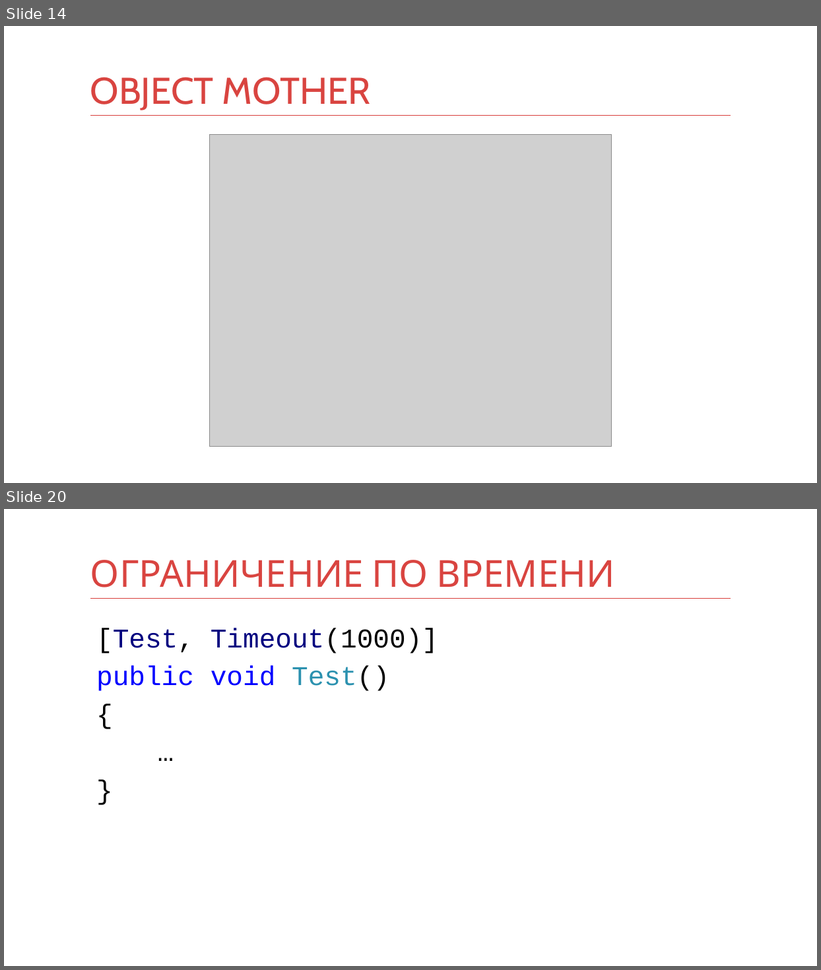
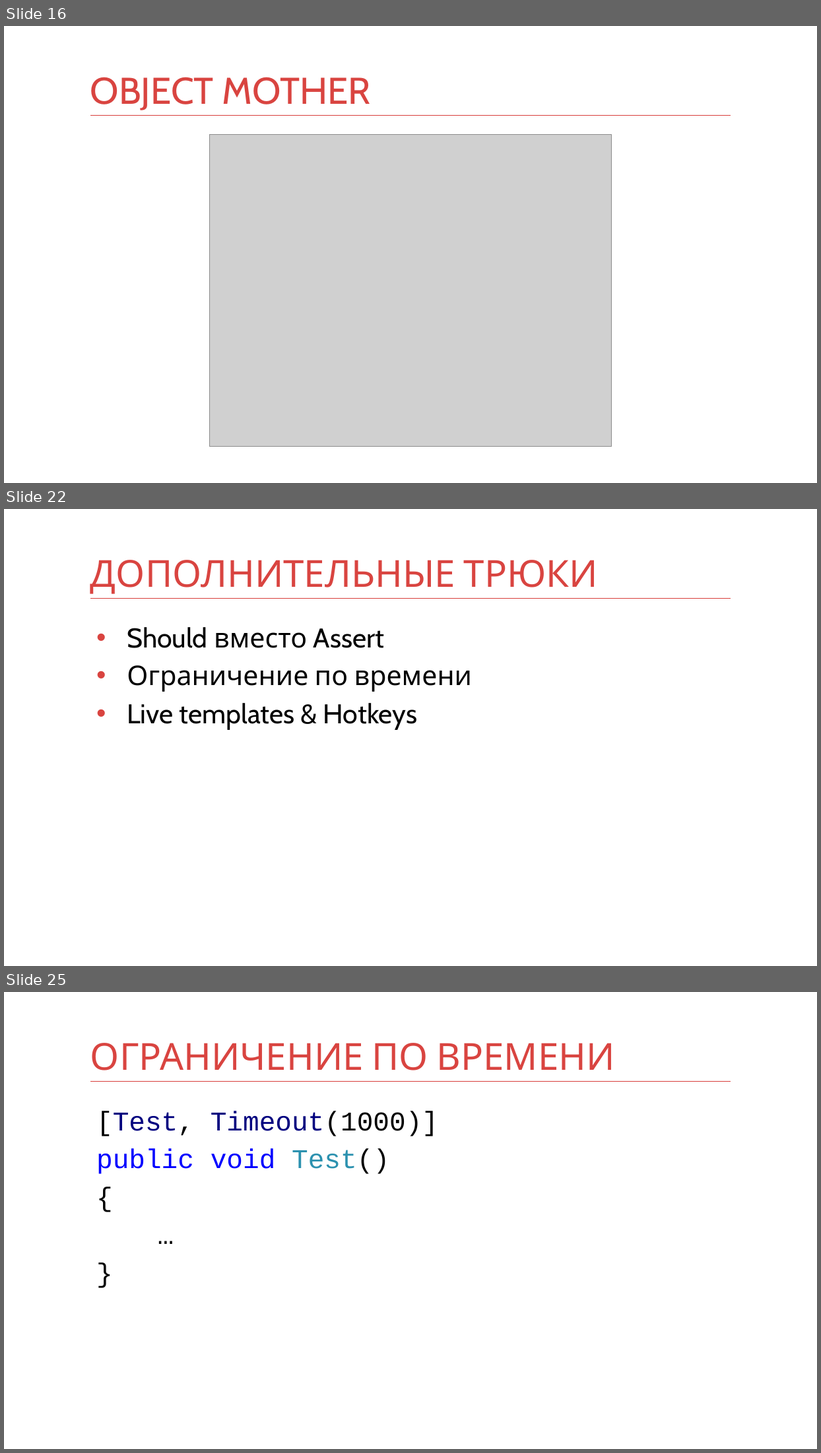
Before and after one commit to kontur-courses/testing, a slide deck: testing.pptx. Shown one above the other, each under a label of ours: slides 14 and 20 before the commit, slides 16, 22 and 25 after it; the slides between them are not shown. The pictures are 821x970 and 821x1453 pixels, drawn with LibreOffice and Linux fonts; fonts in the diff are those of the drawing; grey boxes stand for pictures. Boxes give left, top, right and bottom in pixels: in the first picture for what was removed or moved away, otherwise in the second. Text is boxed around its words. In the diff, an @@ line names an element or a change of style, - is before the commit and + after.

```diff
--- a/testing.pptx
+++ b/testing.pptx
@@ slide 22 added at [4,509,817,966], background #FFFFFF; not listed: 1 template element that a slide beside it also shows @@
@@ title added at [90,560,598,594], 44 pt, text #D94440 @@
+ДОПОЛНИТЕЛЬНЫЕ ТРЮКИ
@@ text added at [127,627,473,730], 32 pt, text #000000 @@
+• Should вместо Assert
+• Ограничение по времени
+• Live templates & Hotkeys
@@ what was slide 14 is now slide 16 @@
@@ what was slide 20 is now slide 25 @@
```
Also in this commit, not shown: 9 slides changed, 3 other slides added, 1 slide removed, 32 other files.
